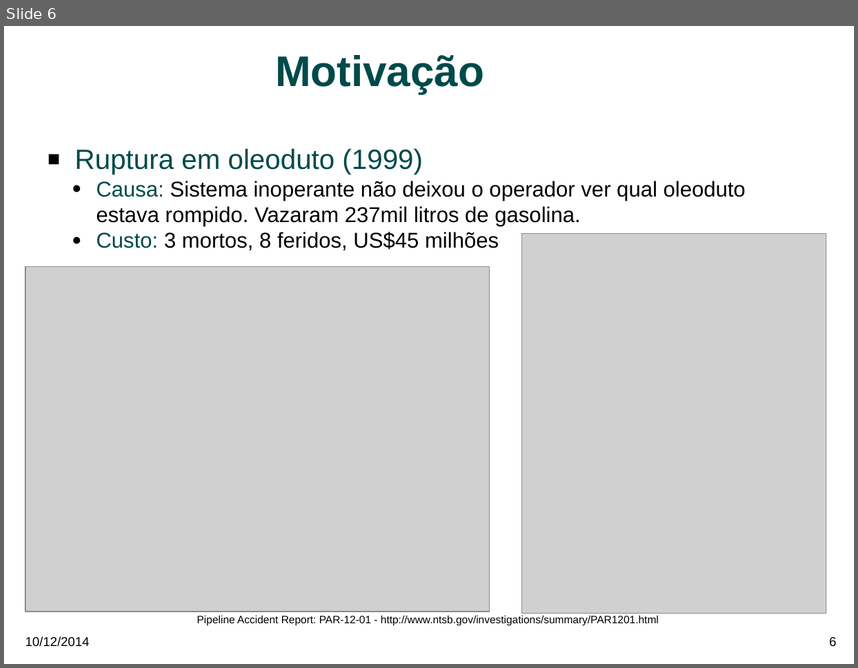
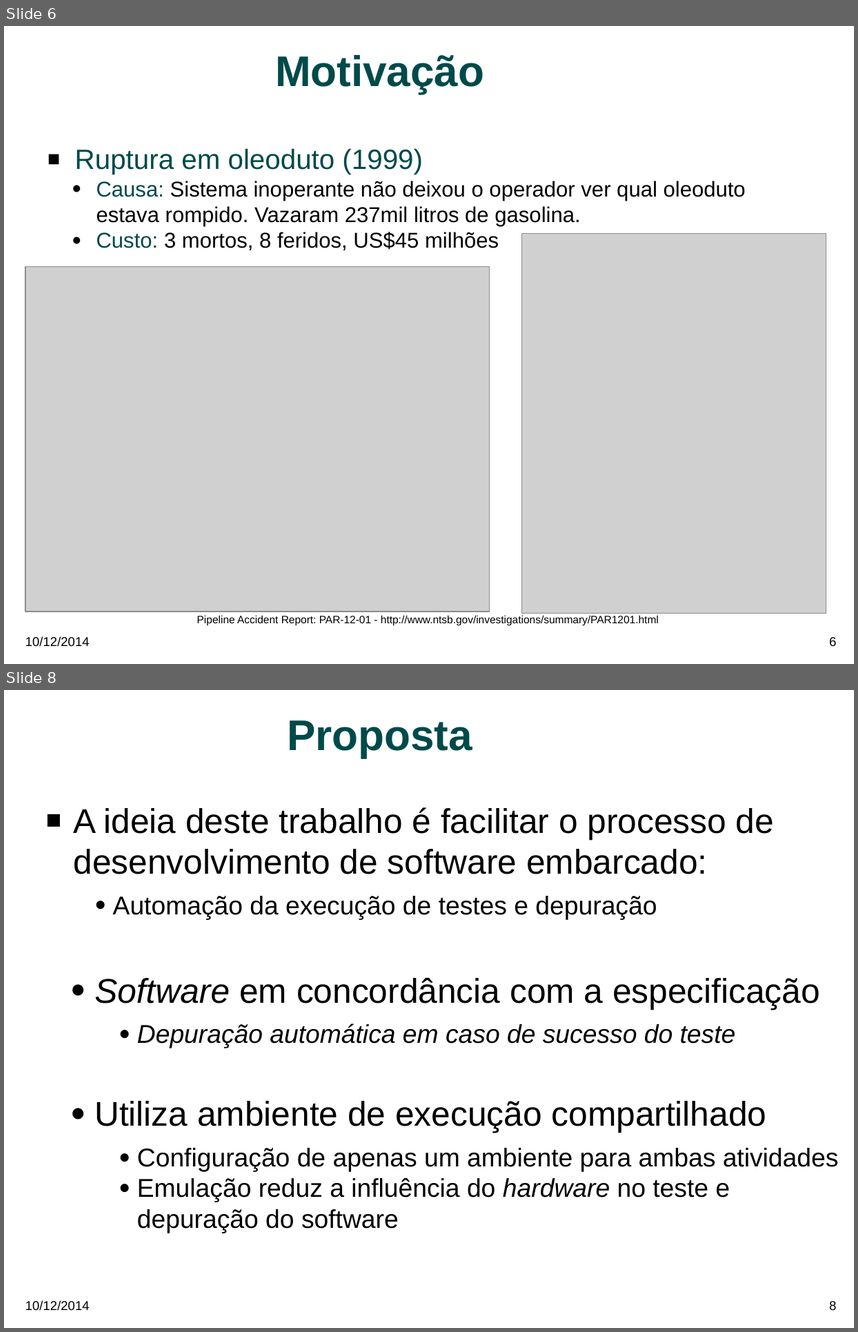
Before and after one commit to MohammedAbosaeeda/mestrado, a slide deck: mestrado_rita_soldi.odp. Shown one above the other, each under a label of ours: slide 6 before the commit, slides 6 and 8 after it; the slides between them are not shown. The pictures are 858x668 and 858x1332 pixels, drawn with LibreOffice and Linux fonts; fonts in the diff are those of the drawing; grey boxes stand for pictures; background and template pictures are left out. Boxes give left, top, right and bottom in pixels: in the first picture for what was removed or moved away, otherwise in the second. Text is boxed around its words. In the diff, an @@ line names an element or a change of style, - is before the commit and + after.

```diff
--- a/mestrado_rita_soldi.odp
+++ b/mestrado_rita_soldi.odp
@@ slide 8 added at [4, 690, 854, 1328], background #FFFFFF; not listed: 2 template elements that a slide beside it also shows @@
@@ title added at [287, 720, 473, 758], 40 pt, text #004A4A, bold @@
+Proposta
@@ text added at [73, 807, 839, 1233], 24 pt, text #000000 @@
+■ A ideia deste trabalho é facilitar o processo de desenvolvimento de software embarcado:
+    ● Automação da execução de testes e depuração
+  ● Software em concordância com a especificação
+      ● Depuração automática em caso de sucesso do teste
+  ● Utiliza ambiente de execução compartilhado
+      ● Configuração de apenas um ambiente para ambas atividades
+      ● Emulação reduz a influência do hardware no teste e depuração do software
```
Also in this commit, not shown: 8 slides changed, 2 other slides added, 16 slides removed, 5 other files.
